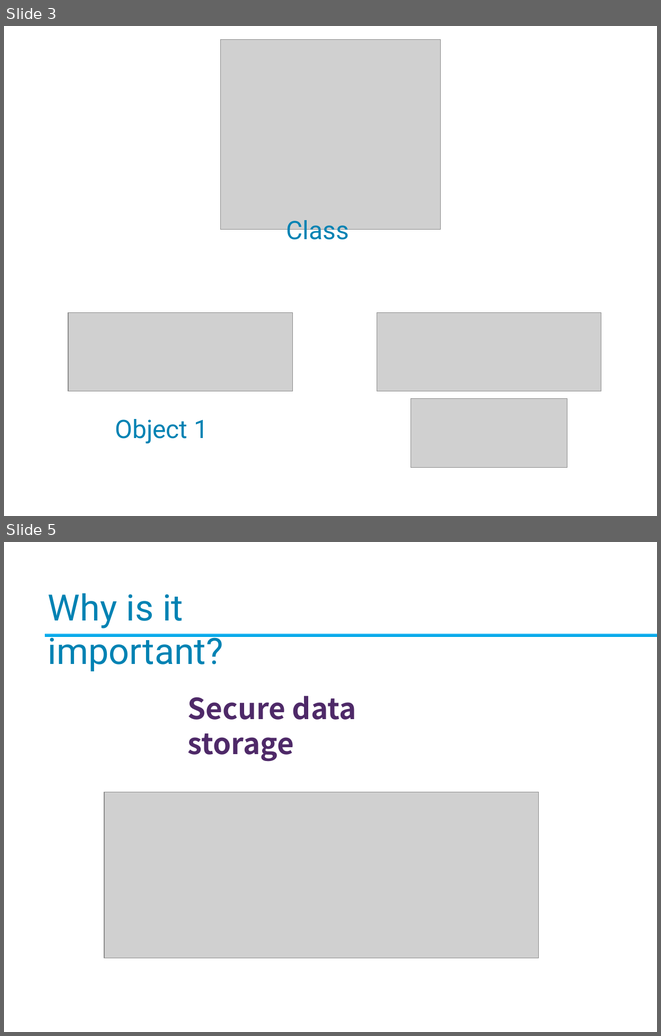
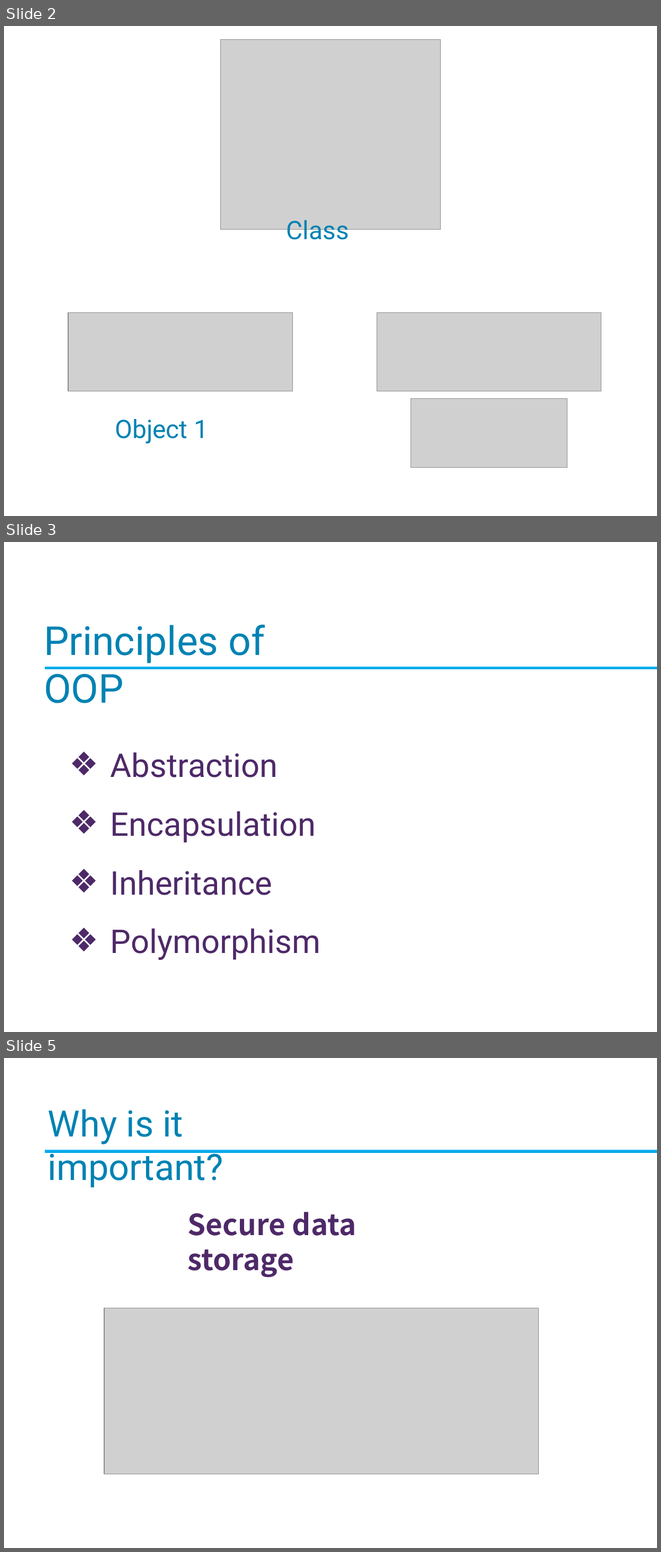
Before and after one commit to Imran4424/C-Plus-Plus-Object-Oriented, a slide deck: OOP.pptx. Shown one above the other, each under a label of ours: slides 3 and 5 before the commit, slides 2, 3 and 5 after it; the slides between them are not shown. The pictures are 661x1036 and 661x1552 pixels, drawn with LibreOffice and Linux fonts; fonts in the diff are those of the drawing; grey boxes stand for pictures; background and template pictures are left out. Boxes give left, top, right and bottom in pixels: in the first picture for what was removed or moved away, otherwise in the second. Text is boxed around its words. In the diff, an @@ line names an element or a change of style, - is before the commit and + after.

```diff
--- a/OOP.pptx
+++ b/OOP.pptx
@@ slide 3 added at [4, 542, 657, 1032], background picture (left out) @@
@@ text added at [44, 624, 265, 703], 44 pt, text #0083B3 @@
+Principles of OOP
@@ rectangle added at [45, 667, 657, 669], fill gradient #4BB7F4 to #00AEEF to #009BD4, outline #00AEEF 0.5 pt @@
@@ text added at [111, 752, 321, 960], 36 pt, text #4E2968 @@
+❖ Abstraction
+❖ Encapsulation
+❖ Inheritance
+❖ Polymorphism
@@ what was slide 3 is now slide 2 @@
```
Also in this commit, not shown: 1 other slide added, 2 slides removed.
